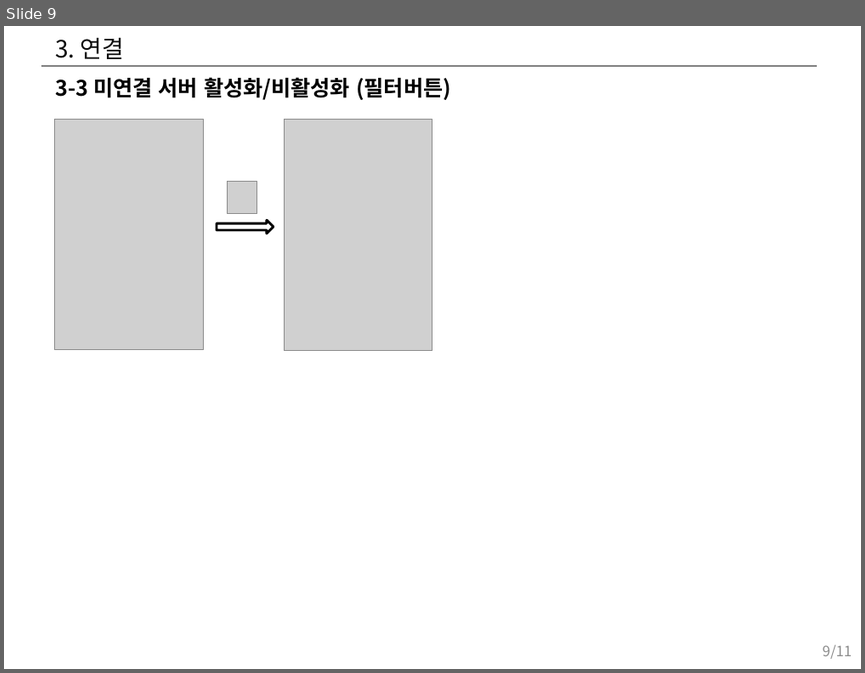
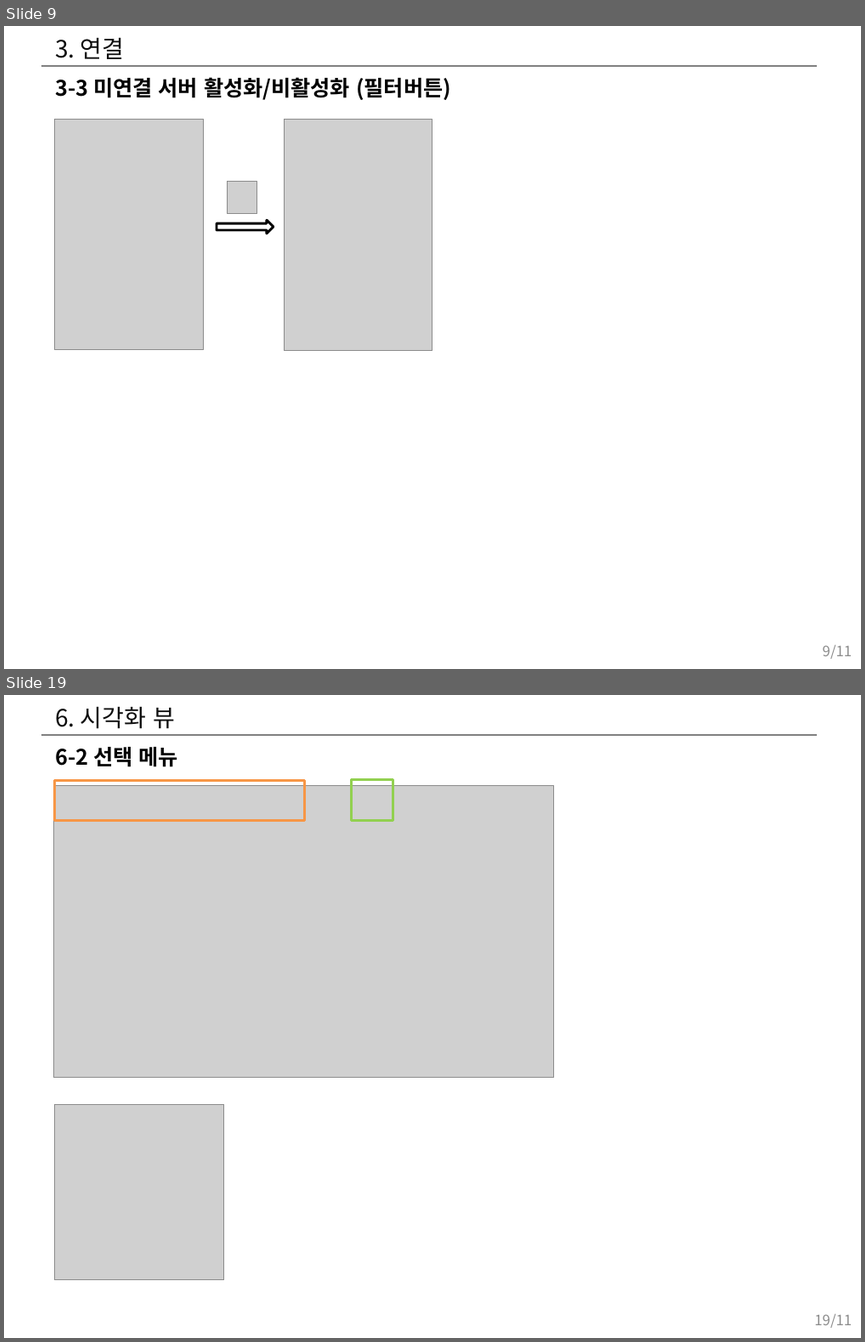
Before and after one commit to hwany7seo/gdbms_document, a slide deck: mockup/시각화도구_UI_UX_기획서.pptx. Shown one above the other, each under a label of ours: slide 9 before the commit, slides 9 and 19 after it; the slides between them are not shown. The pictures are 865x673 and 865x1342 pixels, drawn with LibreOffice and Linux fonts; fonts in the diff are those of the drawing; grey boxes stand for pictures. Boxes give left, top, right and bottom in pixels: in the first picture for what was removed or moved away, otherwise in the second. Text is boxed around its words. In the diff, an @@ line names an element or a change of style, - is before the commit and + after.

```diff
--- a/mockup/시각화도구_UI_UX_기획서.pptx
+++ b/mockup/시각화도구_UI_UX_기획서.pptx
@@ slide 19 added at bbox=[4, 695, 861, 1338], background #FFFFFF; not listed: 1 template element that a slide beside it also shows @@
@@ title added at bbox=[55, 706, 175, 729], 20 pt, text #0D0D0D @@
+6. 시각화 뷰
@@ text added at bbox=[55, 747, 177, 767], 18 pt, text #000000, bold @@
+6-2 선택 메뉴
@@ picture added at bbox=[53, 786, 554, 1077] @@
@@ rectangle added at bbox=[54, 780, 304, 820], outline #F79646 2 pt @@
@@ rectangle added at bbox=[352, 779, 394, 820], outline #92D050 2 pt @@
@@ picture added at bbox=[54, 1104, 224, 1279] @@
@@ page number added at bbox=[814, 1314, 851, 1327], 12 pt, text #8C8C8C @@
+19/11
```
Also in this commit, not shown: 3 slides changed, 8 other slides added, 6 other files.
